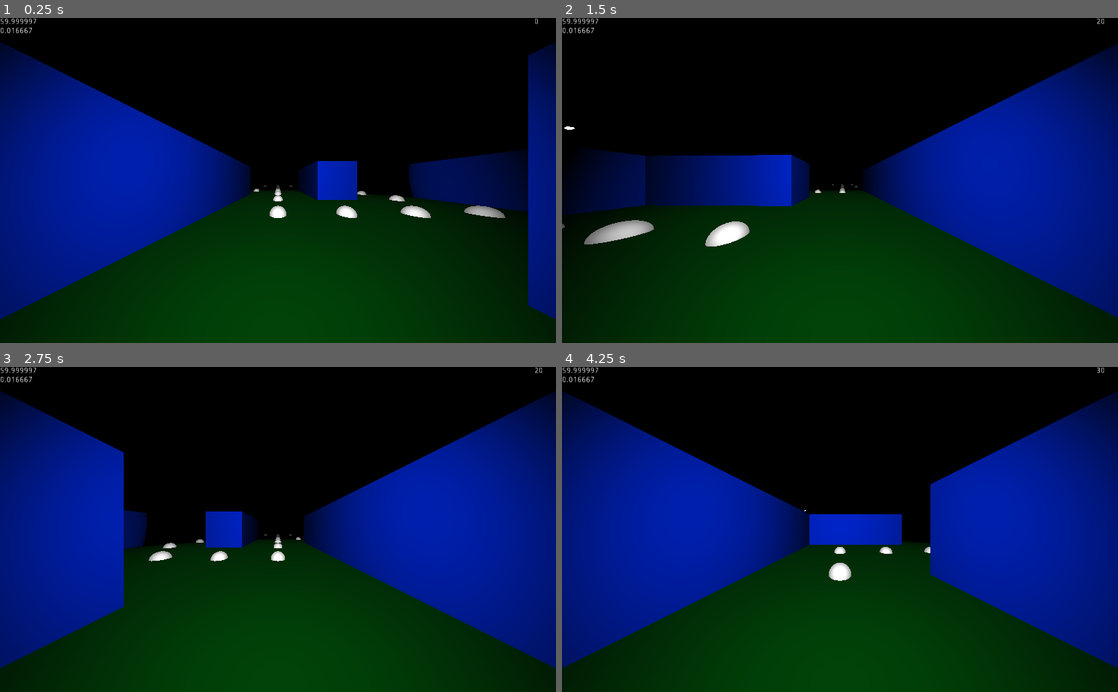
Above: before the commit, frames 1-4 (two rows, left to right).
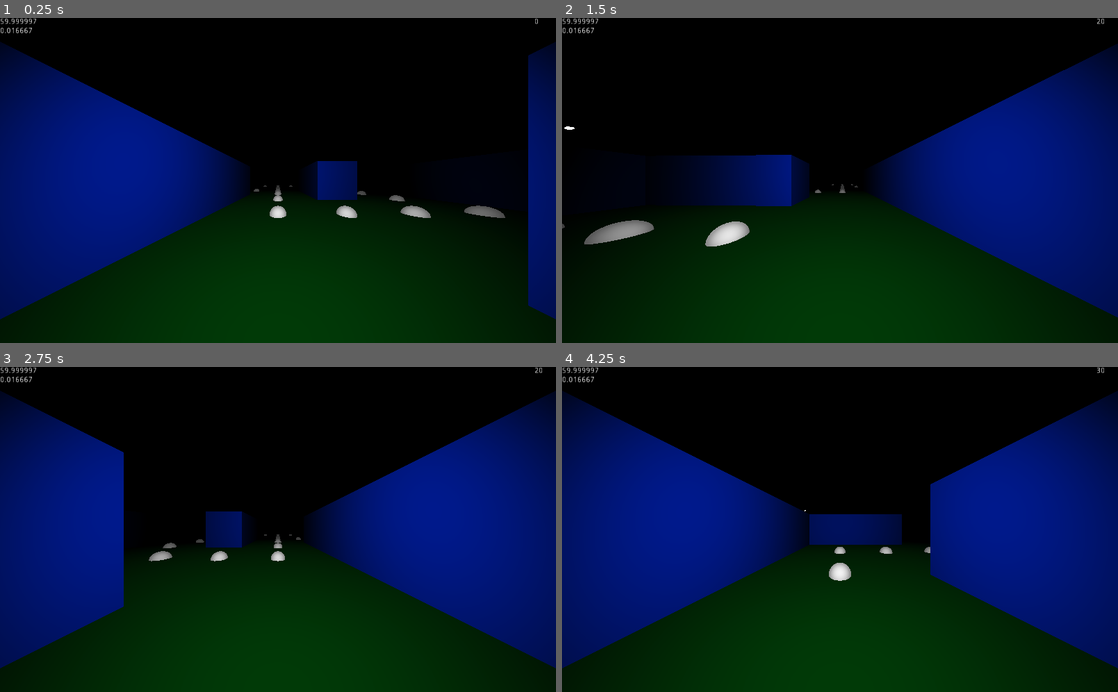
Above: after the commit, the same moments.

Repository: ToBaDi/pacman_3d_first_person
Game: Godot game, scene res://main.tscn
The game is run twice, just before and just after one commit, with the same random seed, the same clock (stepped at 60 frames per second) and the same inputs.
Inputs:
- Up to frame 1 (0.25 s): no input
- Up to frame 2 (1.5 s): tap Enter (ui_accept) at 0.5, 0.77 s; hold Right (ui_right) 0.53-1.28 s; hold Down (ui_down) from 1.28 s (still down)
- Up to frame 3 (2.75 s): tap Enter (ui_accept) at 1.52 s; release Down (ui_down) at 2.03 s; hold Right (ui_right) from 2.03 s (still down)
- Up to frame 4 (4.25 s): tap Enter (ui_accept) at 3.02, 3.77 s; release Right (ui_right) at 3.53 s; hold Left (ui_left) from 3.53 s (still down)

The runs differ from the first frame. In frame 1, 20% of the frame differs, in the area x 4-96%, y 20-87%; in frame 2, 22%; in frame 3, 25%; in frame 4, 30%.

Commit message:
start of frightened mode

Diff:
--- a/ghost/ghost.gd
+++ b/ghost/ghost.gd
@@ -20,6 +20,7 @@
 var rot_quat : Quat = Quat.IDENTITY
 var dont_go_up : bool = false
 var is_in_house : bool = true
+var is_frightened : bool = false
 var start_game : FuncRef = FuncRef.new()
 var enter_house : FuncRef = FuncRef.new()
 var exit_house : FuncRef = FuncRef.new()
@@ -146,3 +147,8 @@
 
 func next_pos(dir : int, steps : int = 2) -> Vector3:
 	return transform.origin + (Vector3.BACK.rotated(Vector3.UP, deg2rad(dir)) * steps)
+
+
+func go_frightened() -> void:
+	is_frightened = true
+	pass
--- a/ghost/ghosts_manager.gd
+++ b/ghost/ghosts_manager.gd
@@ -137,3 +137,11 @@
 			c.start_game.call_func(c)
 			c.back_dir = 0
 	pass
+
+
+func go_frightened() -> void:
+	oikake.go_frightened()
+	machibuse.go_frightened()
+	kimagure.go_frightened()
+	otoboke.go_frightened()
+	pass
--- a/main.gd
+++ b/main.gd
@@ -3,6 +3,7 @@
 
 var level : int = 1
 var score : int = 0
+var ghost_combo : int = 0
 
 onready var ui : CanvasLayer = $UI
 onready var hud : CanvasLayer = $HUD
@@ -22,13 +23,26 @@
 	hud.queue_free()
 
 
-func _on_Player_eat_cookie() -> void:
+func _on_Player_ate_cookie() -> void:
 	score += 10
 	$HUD/score.text = String(score)
 	pass
 
 
-func _on_Player_eat_power_pellet() -> void:
+func _on_Player_ate_power_pellet() -> void:
 	score += 50
 	$HUD/score.text = String(score)
+	$GhostsManager.go_frightened()
+	ghost_combo = 0
 	pass
+
+
+func _on_Player_ate_a_ghost() -> void:
+	score += 200 * int(pow(2, ghost_combo))
+	$HUD/score.text = String(score)
+	ghost_combo += 1
+	pass
+
+
+func _on_Player_caught_by_a_ghost() -> void:
+	pass
--- a/main.tscn
+++ b/main.tscn
@@ -125,7 +125,7 @@
 transform = Transform( -1, 5.65818e-08, -3.20891e-07, 0, 0.984808, 0.173648, 3.25841e-07, 0.173648, -0.984808, 0, 1.5, 0 )
 shadow_reverse_cull_face = true
 spot_range = 10.0
-spot_attenuation = 0.249999
+spot_attenuation = 0.999994
 spot_angle = 70.0
 spot_angle_attenuation = 4.92458
 __meta__ = {
@@ -140,15 +140,6 @@
 }
 
 [node name="Tween" type="Tween" parent="Player"]
-
-[node name="DirectionalLight" type="DirectionalLight" parent="."]
-transform = Transform( 1, 0, 0, 0, -4.37114e-08, 1, 0, -1, -4.37114e-08, 0, 10, 0 )
-visible = false
-light_color = Color( 1, 0.996078, 0.631373, 1 )
-shadow_enabled = true
-__meta__ = {
-"_edit_lock_": true
-}
 
 [node name="Ground" type="StaticBody" parent="."]
 transform = Transform( 60, 0, 0, 0, 1, 0, 0, 0, 100, 16, 0, 0 )
@@ -1266,8 +1257,10 @@
 projection = 1
 size = 80.0
 [connection signal="area_entered" from="Player" to="Player" method="_on_Player_area_entered" flags=3]
-[connection signal="eat_cookie" from="Player" to="." method="_on_Player_eat_cookie" flags=3]
-[connection signal="eat_power_pellet" from="Player" to="." method="_on_Player_eat_power_pellet" flags=3]
+[connection signal="ate_a_ghost" from="Player" to="." method="_on_Player_ate_a_ghost" flags=3]
+[connection signal="ate_cookie" from="Player" to="." method="_on_Player_ate_cookie" flags=3]
+[connection signal="ate_power_pellet" from="Player" to="." method="_on_Player_ate_power_pellet" flags=3]
+[connection signal="caught_by_a_ghost" from="Player" to="." method="_on_Player_caught_by_a_ghost" flags=3]
 [connection signal="next_dir" from="Player" to="GhostsManager" method="_on_Player_next_dir" flags=3]
 [connection signal="next_pos" from="Player" to="GhostsManager" method="_on_Player_next_pos" flags=3]
 [connection signal="tween_all_completed" from="Player/Tween" to="Player" method="_on_Tween_tween_all_completed" flags=3]
--- a/player.gd
+++ b/player.gd
@@ -1,8 +1,10 @@
 extends Area
 
 
-signal eat_cookie()
-signal eat_power_pellet()
+signal ate_cookie()
+signal ate_power_pellet()
+signal ate_a_ghost()
+signal caught_by_a_ghost()
 signal next_pos(pos)
 signal next_dir(dir)
 
@@ -42,10 +44,15 @@
 func _on_Player_area_entered(area : Area) -> void:
 	if area.is_in_group("Dots"):
 		area.queue_free()
-		emit_signal("eat_cookie")
-	if area.is_in_group("PowerDots"):
+		emit_signal("ate_cookie")
+	elif area.is_in_group("PowerDots"):
 		area.queue_free()
-		emit_signal("eat_power_pellet")
+		emit_signal("ate_power_pellet")
+	elif area is Ghost:
+		if (area as Ghost).is_frightened:
+			emit_signal("ate_a_ghost")
+		else:
+			emit_signal("caught_by_a_ghost")
 	pass
 
 
